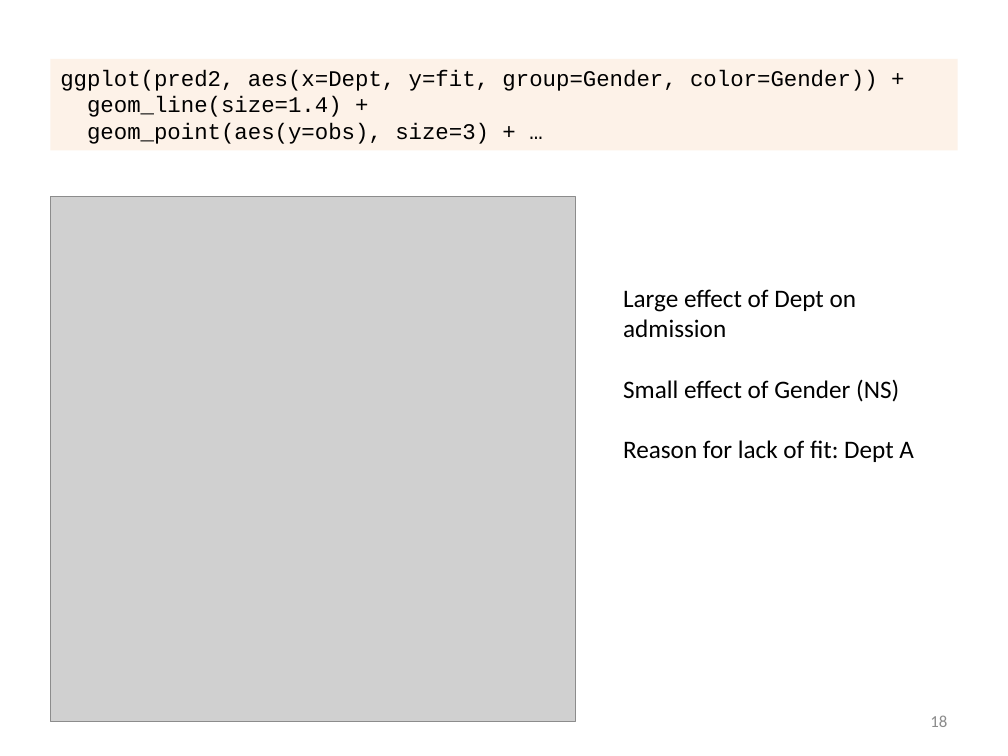
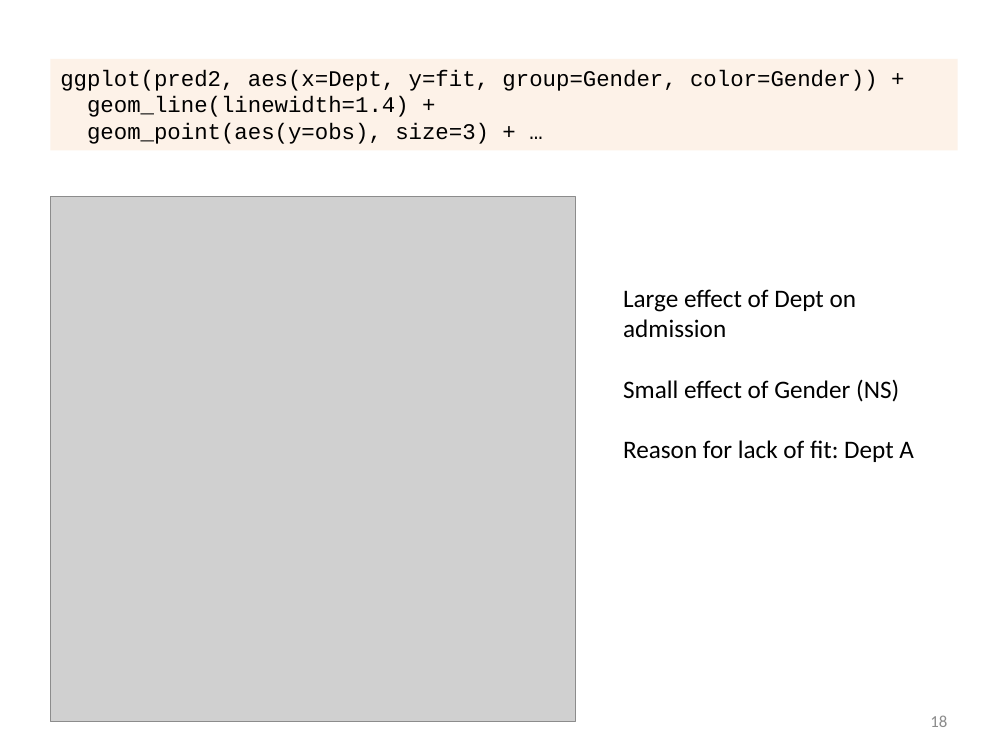
Before and after one commit to friendly/psy6136, a slide deck: slide 18 of lectures/08-Loglin2.pptx. Drawn at 1008x756 pixels with LibreOffice and Linux fonts; fonts in the diff are those of the drawing; grey boxes stand for pictures. Boxes give left, top, right and bottom in pixels: in the first picture for what was removed or moved away, otherwise in the second. Text is boxed around its words. In the diff, an @@ line names an element or a change of style, - is before the commit and + after.

```diff
--- a/lectures/08-Loglin2.pptx
+++ b/lectures/08-Loglin2.pptx
@@ text in rectangle at box(87, 96, 409, 117): text changed @@
-geom_line(size=1.4) +
+geom_line(linewidth=1.4) +
```
Also in this commit, not shown: 14 other slides changed, 6 other files.
